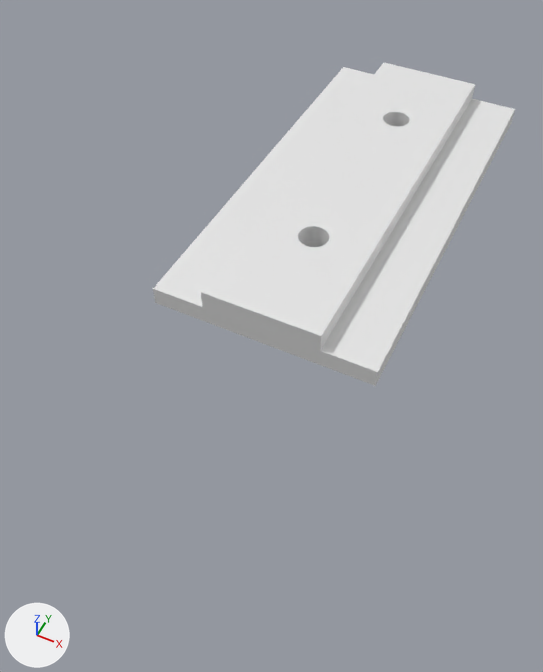
The Blender file 3D models/Parametric Models/skilSawTableSawGuideMounts.blend, before and after one commit.
Both versions are drawn from a camera (50 mm lens) standing at (27.8, -82.6, 67.7) and looking at (-3.8, -19.2, -11.6). The axes (+X, +Y, +Z) are drawn at lower left. The lights are the same throughout.

Objects in the first picture: 'base', 'top'.
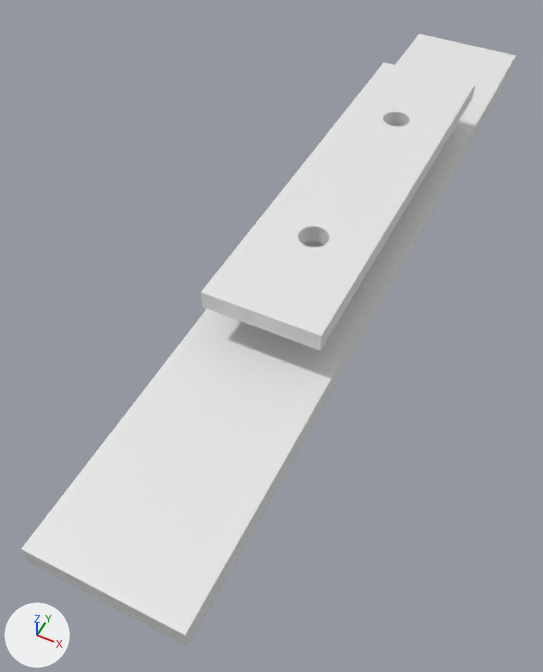
The newer file is also turned or shifted as a whole; pictures and numbers use the older file's frame.

What differs and where, as boxes [x1, y1, x2, y2] in the pictures (543 x 672 px):
'Cube', added
    after: [21, 34, 516, 647]
'base', deleted
    before: [153, 67, 515, 386]

Diff of the bpy script that builds the scene:
```diff
--- a/3D models/Parametric Models/skilSawTableSawGuideMounts.blend.py
+++ b/3D models/Parametric Models/skilSawTableSawGuideMounts.blend.py
@@ me_cube @@
+me_cube.from_pydata(...)  # a box spanning x -1.0..1.0, y -1.0..1.0, z -1.0..1.0
@@ ob_base @@
-ob_base = bpy.data.objects.new('base', me_base)
-ob_base.location = (0.0, 0.0, 0.0)
-ob_base.scale = (1.0, 1.0, 0.378)
@@ ob_cube @@
+ob_cube = bpy.data.objects.new('Cube', me_cube)
+ob_cube.location = (-0.3, -3.1, -4.0)
+ob_cube.scale = (9.5, 60.0, 1.5)
```
